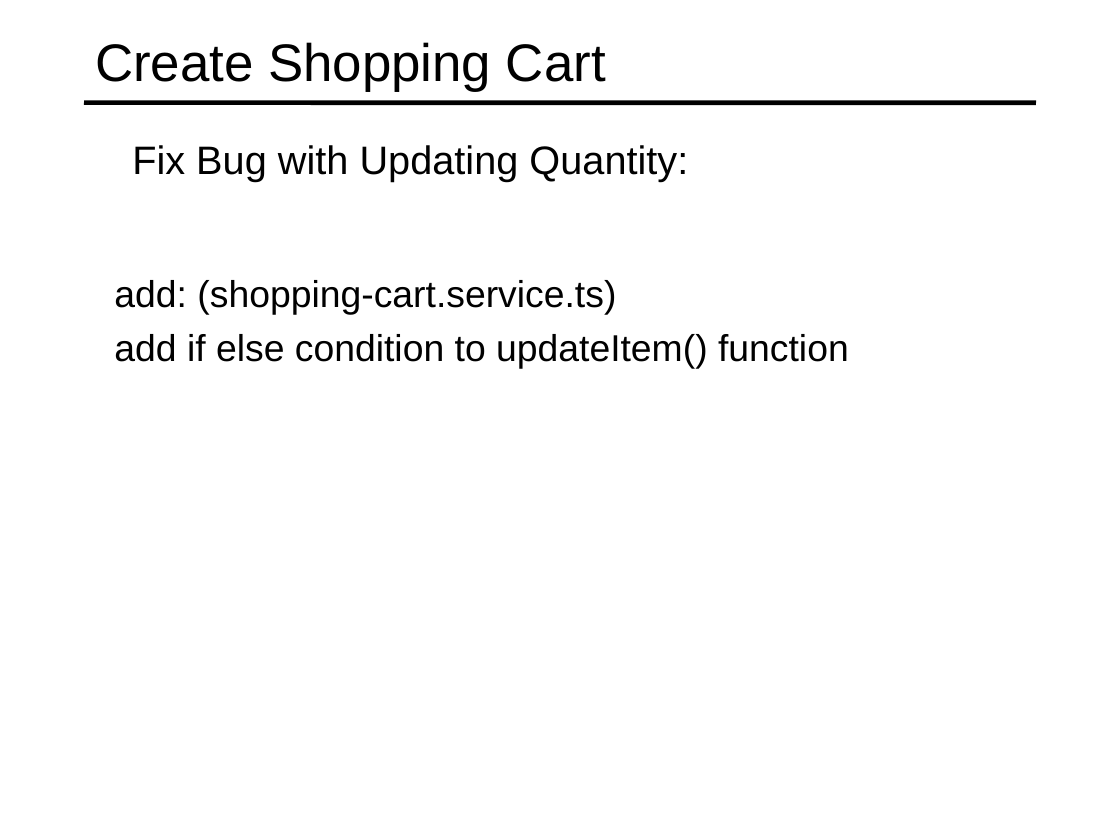
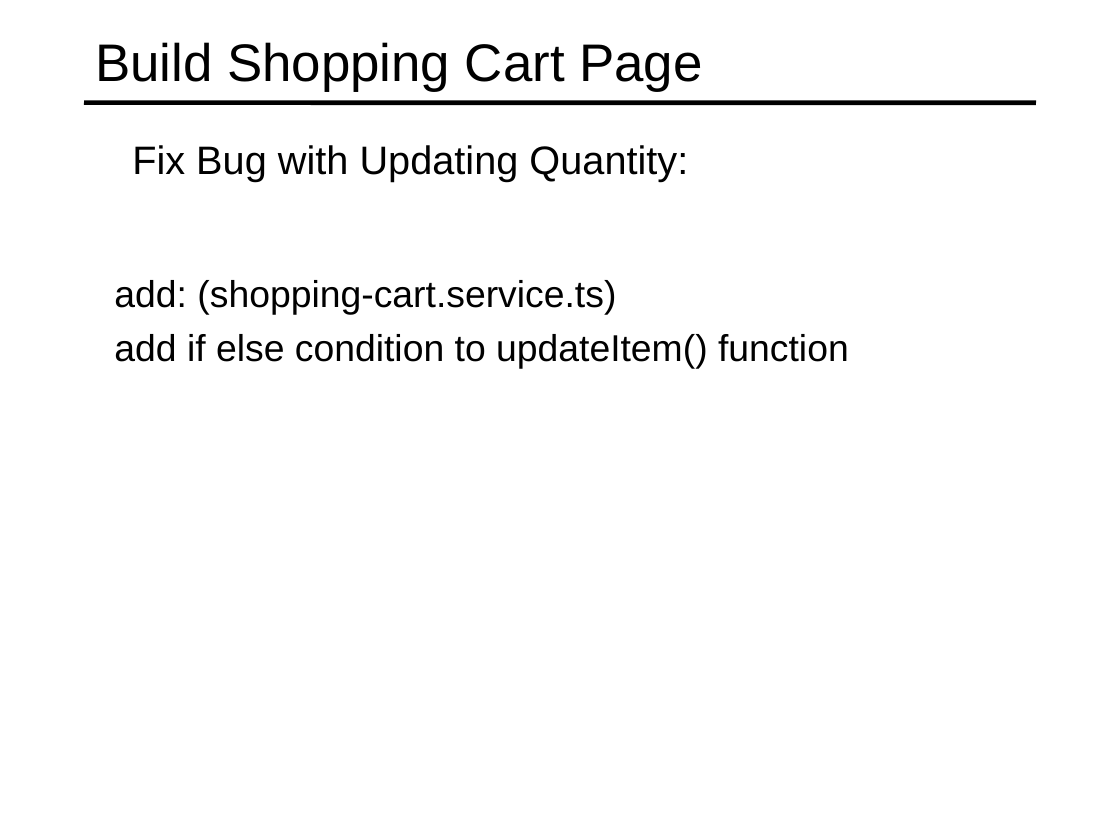
Before and after one commit to specter01wj/Jago_Link_Training, a slide deck: slide 23 of Angular/Angular7/Angular Advanced Course/Project/21.Project_Shopping Cart Module/L5_Project_Shopping Cart Module.ppt. Drawn at 1120x840 pixels with LibreOffice and Linux fonts; fonts in the diff are those of the drawing. Boxes give left, top, right and bottom in pixels: in the first picture for what was removed or moved away, otherwise in the second. Text is boxed around its words. In the diff, an @@ line names an element or a change of style, - is before the commit and + after.

Commit message:
11/04/2019 v1

```diff
--- a/Angular/Angular7/Angular Advanced Course/Project/21.Project_Shopping Cart Module/L5_Project_Shopping Cart Module.ppt
+++ b/Angular/Angular7/Angular Advanced Course/Project/21.Project_Shopping Cart Module/L5_Project_Shopping Cart Module.ppt
@@ title at <box>95,42,702,92</box>: text changed @@
-Create Shopping Cart
+Build Shopping Cart Page
```
Also in this commit, not shown: 11 other slides changed.
